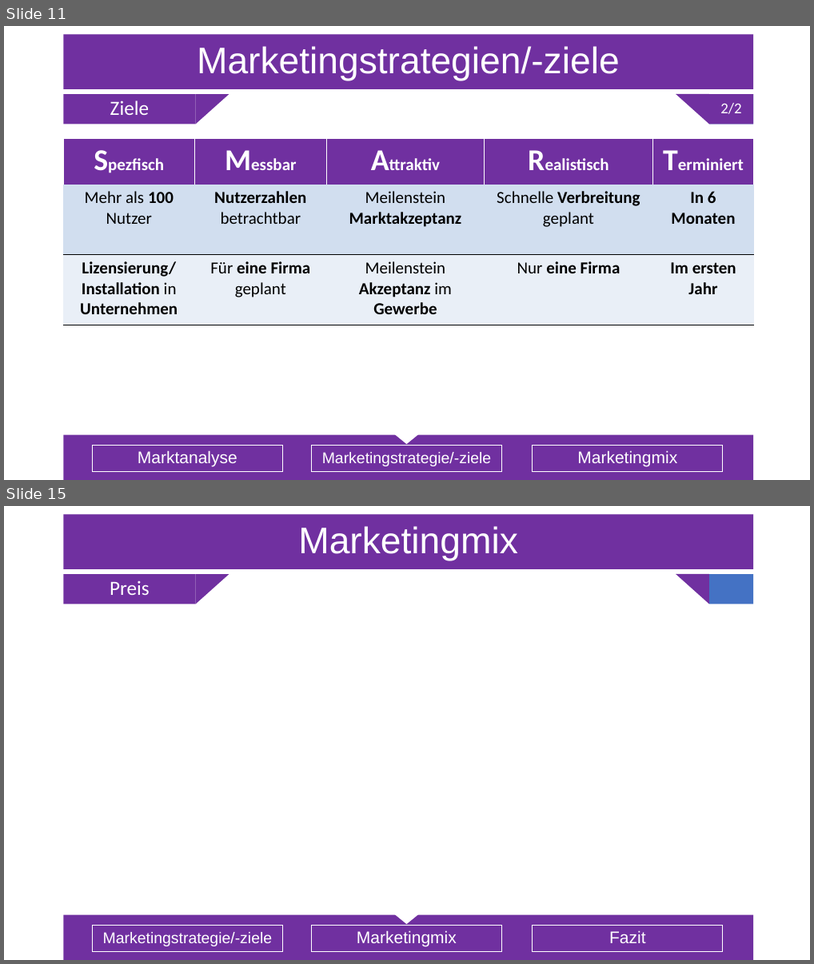
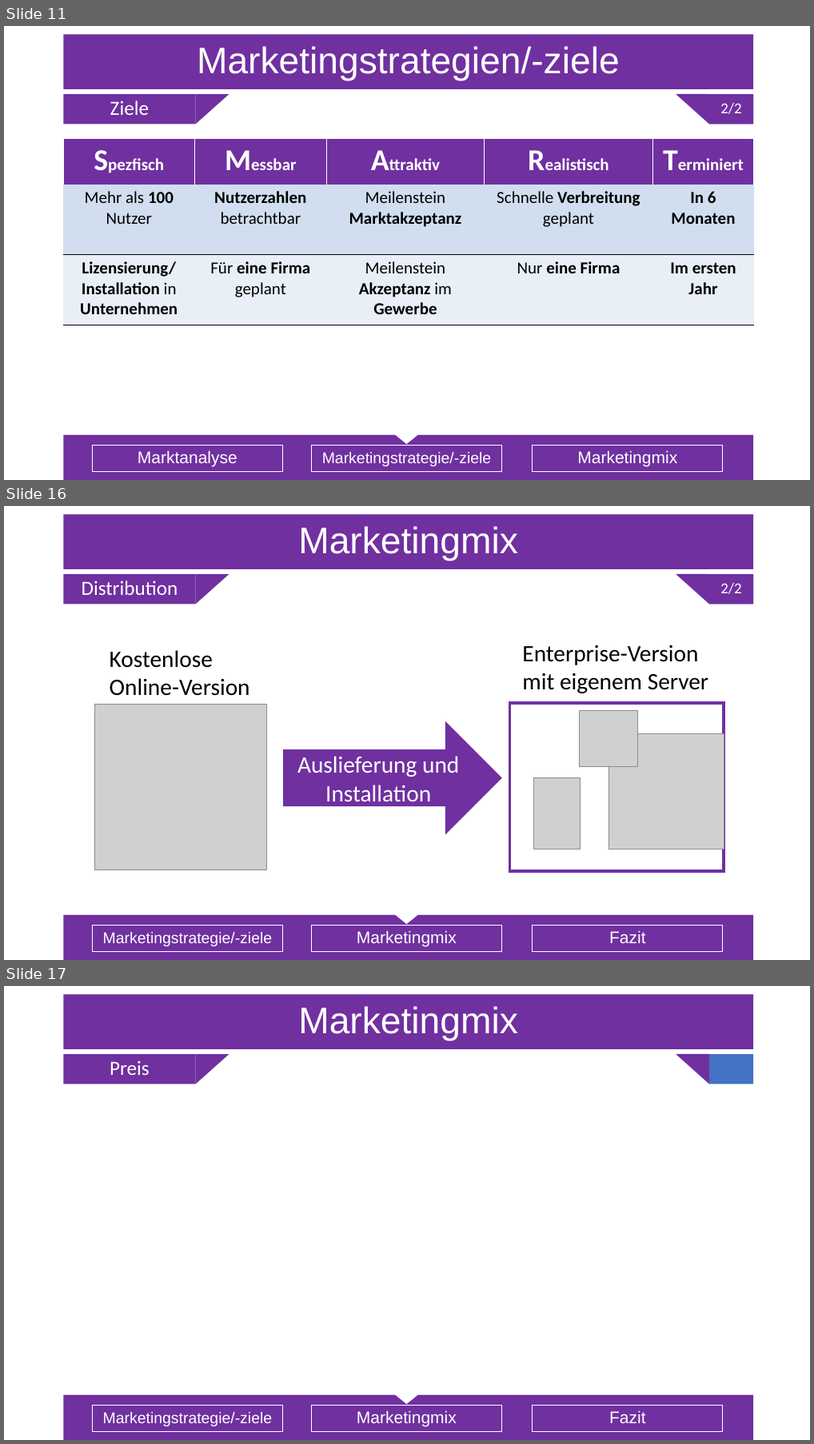
Before and after one commit to Sl0thking/mp_gproz_scrumiverse, a slide deck: 5_Präsentation/Projektpräsentation_Serfling.pptx. Shown one above the other, each under a label of ours: slides 11 and 15 before the commit, slides 11, 16 and 17 after it; the slides between them are not shown. The pictures are 814x964 and 814x1444 pixels, drawn with LibreOffice and Linux fonts; fonts in the diff are those of the drawing; grey boxes stand for pictures. Boxes give left, top, right and bottom in pixels: in the first picture for what was removed or moved away, otherwise in the second. Text is boxed around its words. In the diff, an @@ line names an element or a change of style, - is before the commit and + after.

```diff
--- a/5_Präsentation/Projektpräsentation_Serfling.pptx
+++ b/5_Präsentation/Projektpräsentation_Serfling.pptx
@@ slide 16 added at (4,506,810,960), background #FFFFFF; not listed: 5 template elements that a slide beside it also shows @@
@@ title added at (63,515,754,569), fill #7030A0, outline #325491 1 pt, 44 pt, text #FFFFFF @@
+Marketingmix
@@ text added at (63,574,195,604), fill #7030A0, 24 pt, text #FFFFFF @@
+Distribution
@@ text added at (710,574,754,604), fill #7030A0, 18 pt, text #FFFFFF @@
+2/2
@@ group added at (510,645,725,871): 3 pictures, 1 rectangle, 1 text @@
+Enterprise-Version
+mit eigenem Server
@@ text added at (110,650,250,696), 28 pt, text #000000 @@
+Kostenlose
+Online-Version
@@ picture added at (94,704,266,869) @@
@@ right arrow added at (283,720,502,835), fill #7030A0, 28 pt, text #FFFFFF @@
+Auslieferung und Installation
@@ text added at (92,924,283,952), outline #FFFFFF 0.75 pt, 18.5 pt, text #FFFFFF @@
+Marketingstrategie/-ziele
@@ text added at (312,924,502,952), outline #FFFFFF 0.75 pt, 20 pt, text #FFFFFF @@
+Marketingmix
@@ text added at (533,924,723,952), outline #FFFFFF 0.75 pt, 20 pt, text #FFFFFF @@
+Fazit
@@ what was slide 15 is now slide 17 @@
```
Also in this commit, not shown: 3 slides changed, 1 other slide added.
